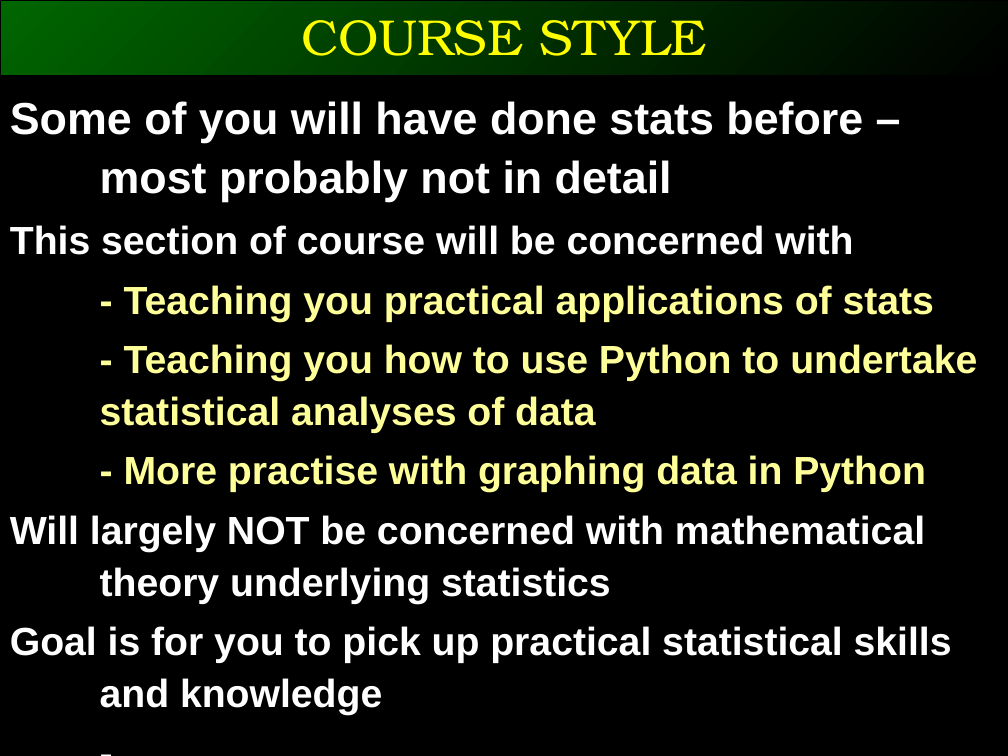
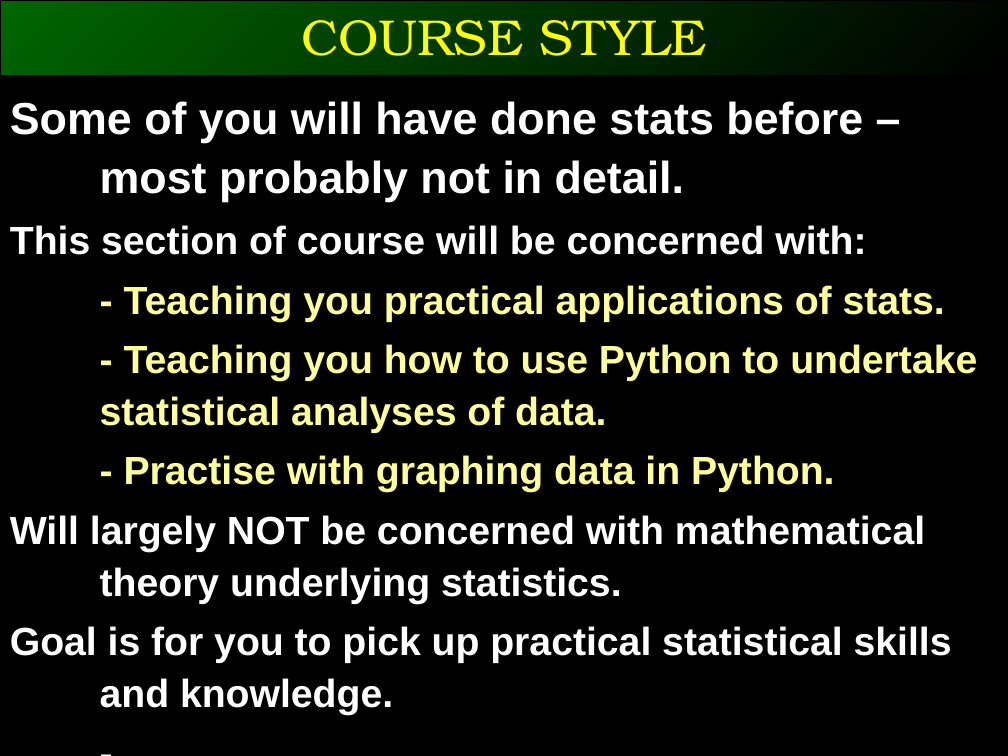
Before and after one commit to ggorman/Introduction-to-stats-for-geoscientists, a slide deck: slide 2 of slides/CSFG5.pptx. Drawn at 1008x756 pixels with LibreOffice and Linux fonts; fonts in the diff are those of the drawing. Boxes give left, top, right and bottom in pixels: in the first picture for what was removed or moved away, otherwise in the second. Text is boxed around its words. In the diff, an @@ line names an element or a change of style, - is before the commit and + after.

```diff
--- a/slides/CSFG5.pptx
+++ b/slides/CSFG5.pptx
@@ text at (10,101,977,715): text changed @@
-Some of you will have done stats before – most probably not in detail
-This section of course will be concerned with
-- Teaching you practical applications of stats
-- Teaching you how to use Python to undertake statistical analyses of data
-- More practise with graphing data in Python
-Will largely NOT be concerned with mathematical theory underlying statistics
-Goal is for you to pick up practical statistical skills and knowledge
+Some of you will have done stats before – most probably not in detail.
+This section of course will be concerned with:
+- Teaching you practical applications of stats.
+- Teaching you how to use Python to undertake statistical analyses of data.
+- Practise with graphing data in Python.
+Will largely NOT be concerned with mathematical theory underlying statistics.
+Goal is for you to pick up practical statistical skills and knowledge.
```
Also in this commit, not shown: 13 other slides changed, 2 slides added, 1 slide removed.
